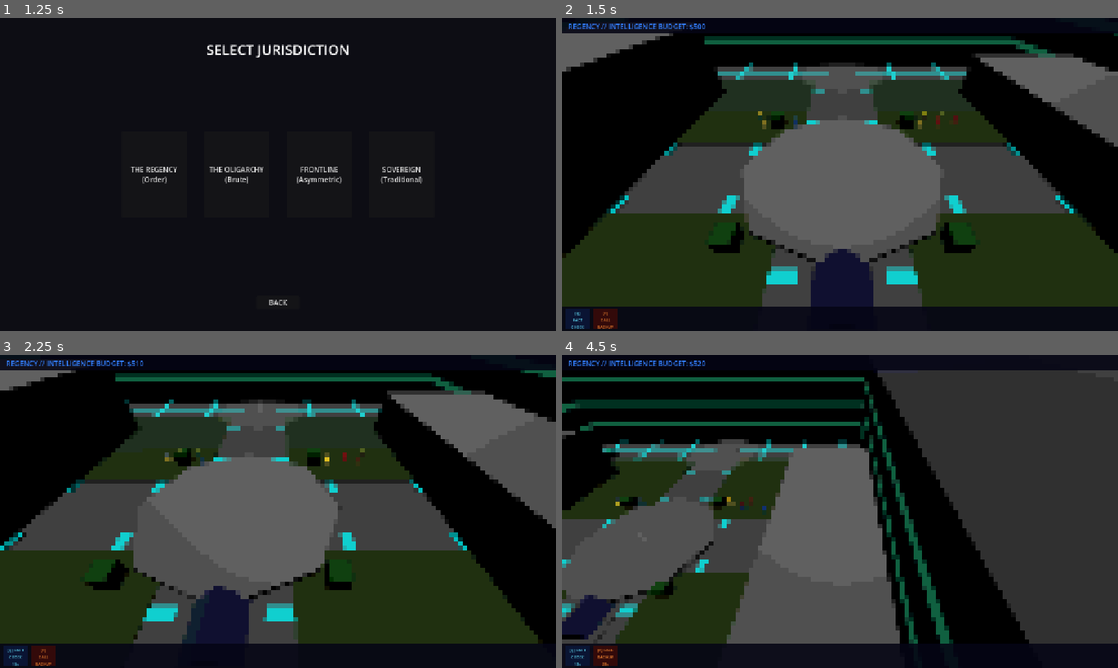
Above: before the commit, frames 1-4 (two rows, left to right).
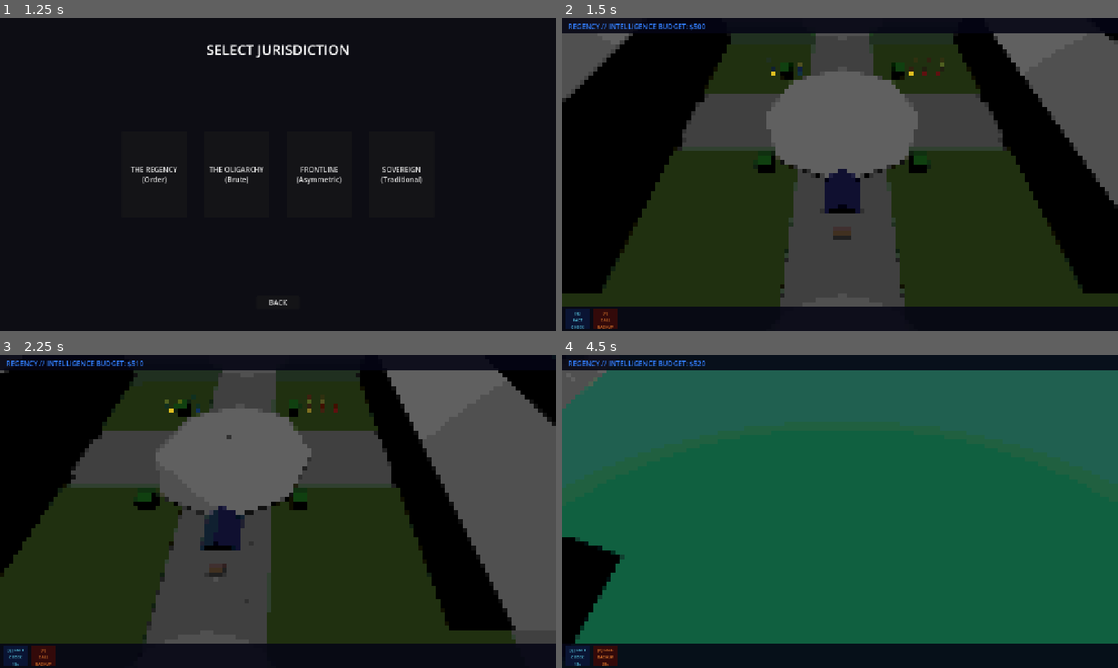
Above: after the commit, the same moments.

Repository: grantl12/rts
Game: Godot game, scene res://scenes/ui/main_menu.tscn
Two runs of this game, one before a commit and one after it. Both use one fixed random seed, a clock stepped at 60 frames per second and the inputs below.
Inputs (mouse positions are in pixels of both pictures, inside the frame that each line leads up to):
- Up to frame 1 (1.25 s): click "INITIATE NEW AUDIT" at 0.5 s
- Up to frame 2 (1.5 s): click "THE REGENCY (Order)" at 1.25 s
- Up to frame 3 (2.25 s): tap Enter at 2 s; move the mouse to (400, 495) at 2.02 s; hold Right (ui_right) from 2.03 s (still down); tap Q at 2.1 s; click (400, 495) at 2.17 s
- Up to frame 4 (4.5 s): move the mouse to (728, 527) at 2.77 s; release Right (ui_right) at 2.78 s; hold Down (ui_down) 2.78-3.53 s; tap E at 2.85, 4.35 s; click (728, 527) at 2.92 s; move the mouse to (895, 442) at 3.52 s; hold Right (ui_right) 3.53-4.28 s; tap Q at 3.6 s; click (895, 442) at 3.67 s; move the mouse to (812, 574) at 4.27 s; hold Up (ui_up) from 4.28 s (still down); click (812, 574) at 4.42 s

Frame 1 is identical in both runs. In frame 2, 44% of the frame differs, in the area x 0-100%, y 4-93%; in frame 3, 48%; in frame 4, 85%.

Commit message:
fix: improve RTS camera movement and scale up the world

Diff:
--- a/client/scenes/maps/the_quad.tscn
+++ b/client/scenes/maps/the_quad.tscn
@@ -34,10 +34,11 @@
 script = ExtResource("4_skirmish")
 
 [node name="RTSCamera" type="CharacterBody3D" parent="."]
-transform = Transform3D(1, 0, 0, 0, 0.707107, 0.707107, 0, -0.707107, 0.707107, 0, 15, 15)
+transform = Transform3D(1, 0, 0, 0, 1, 0, 0, 0, 1, 0, 20, 20)
 script = ExtResource("3_cam")
 
 [node name="Camera3D" type="Camera3D" parent="RTSCamera"]
+transform = Transform3D(1, 0, 0, 0, 0.5, 0.866025, 0, -0.866025, 0.5, 0, 0, 0)
 
 [node name="InputController" type="Node3D" parent="."]
 script = ExtResource("5_input")
@@ -53,7 +54,7 @@
 
 [node name="Ground" type="CSGBox3D" parent="."]
 use_collision = true
-size = Vector3(100, 1, 100)
+size = Vector3(500, 1, 500)
 material = ExtResource("2_mat")
 
 [node name="CentralPlaza" type="CSGCylinder3D" parent="."]
--- a/client/scripts/camera_controller.gd
+++ b/client/scripts/camera_controller.gd
@@ -1,29 +1,63 @@
 extends CharacterBody3D
 
-## THE DEEP STATE: RTS Camera Controller
-## Move with WASD, Zoom with Mouse Wheel.
+## THE DEEP STATE: Advanced RTS Camera Controller
+## Supports WASD, Edge Scrolling, and Smooth Zoom.
 
-@export var move_speed: float = 20.0
-@export var zoom_speed: float = 2.0
+@export_group("Movement")
+@export var move_speed: float = 30.0
+@export var edge_margin: float = 20.0 # Pixels from screen edge to trigger scroll
+@export var use_edge_scroll: bool = true
 
-@onready var camera = $Camera3D
+@export_group("Zoom")
+@export var min_zoom: float = 5.0
+@export var max_zoom: float = 40.0
+@export var zoom_sensitivity: float = 2.0
+@export var zoom_speed: float = 10.0
 
-func _physics_process(_delta):
-	var input_dir = Input.get_vector("ui_left", "ui_right", "ui_up", "ui_down")
-	var direction = (transform.basis * Vector3(input_dir.x, 0, input_dir.y)).normalized()
+@onready var camera: Camera3D = $Camera3D
 
-	if direction:
-		velocity = direction * move_speed
-	else:
-		velocity.x = move_toward(velocity.x, 0, move_speed)
-		velocity.z = move_toward(velocity.z, 0, move_speed)
+var _target_zoom: float = 20.0
 
-	move_and_slide()
+func _ready():
+	_target_zoom = camera.position.y
+	# Ensure the camera is looking down at an angle
+	camera.rotation_degrees.x = -60
+
+func _process(delta):
+	_handle_movement(delta)
+	_handle_zoom(delta)
+
+func _handle_movement(delta):
+	var dir = Vector3.ZERO
+
+	# Keyboard Input
+	if Input.is_key_pressed(KEY_W) or Input.is_action_pressed("ui_up"): dir.z -= 1
+	if Input.is_key_pressed(KEY_S) or Input.is_action_pressed("ui_down"): dir.z += 1
+	if Input.is_key_pressed(KEY_A) or Input.is_action_pressed("ui_left"): dir.x -= 1
+	if Input.is_key_pressed(KEY_D) or Input.is_action_pressed("ui_right"): dir.x += 1
+
+	# Edge Scrolling
+	if use_edge_scroll:
+		var mouse_pos = get_viewport().get_mouse_position()
+		var screen_size = get_viewport().get_visible_rect().size
+
+		if mouse_pos.x < edge_margin: dir.x -= 1
+		if mouse_pos.x > screen_size.x - edge_margin: dir.x += 1
+		if mouse_pos.y < edge_margin: dir.z -= 1
+		if mouse_pos.y > screen_size.y - edge_margin: dir.z += 1
+
+	if dir != Vector3.ZERO:
+		dir = dir.normalized()
+		global_position += dir * move_speed * delta
+
+func _handle_zoom(delta):
+	camera.position.y = lerp(camera.position.y, _target_zoom, zoom_speed * delta)
+	# Also move Z to keep the "Look At" point somewhat centered
+	camera.position.z = camera.position.y * 0.8
 
 func _input(event):
 	if event is InputEventMouseButton:
 		if event.button_index == MOUSE_BUTTON_WHEEL_UP:
-			camera.position.y -= zoom_speed
+			_target_zoom = max(min_zoom, _target_zoom - zoom_sensitivity)
 		if event.button_index == MOUSE_BUTTON_WHEEL_DOWN:
-			camera.position.y += zoom_speed
-		camera.position.y = clamp(camera.position.y, 5.0, 30.0)
+			_target_zoom = min(max_zoom, _target_zoom + zoom_sensitivity)
